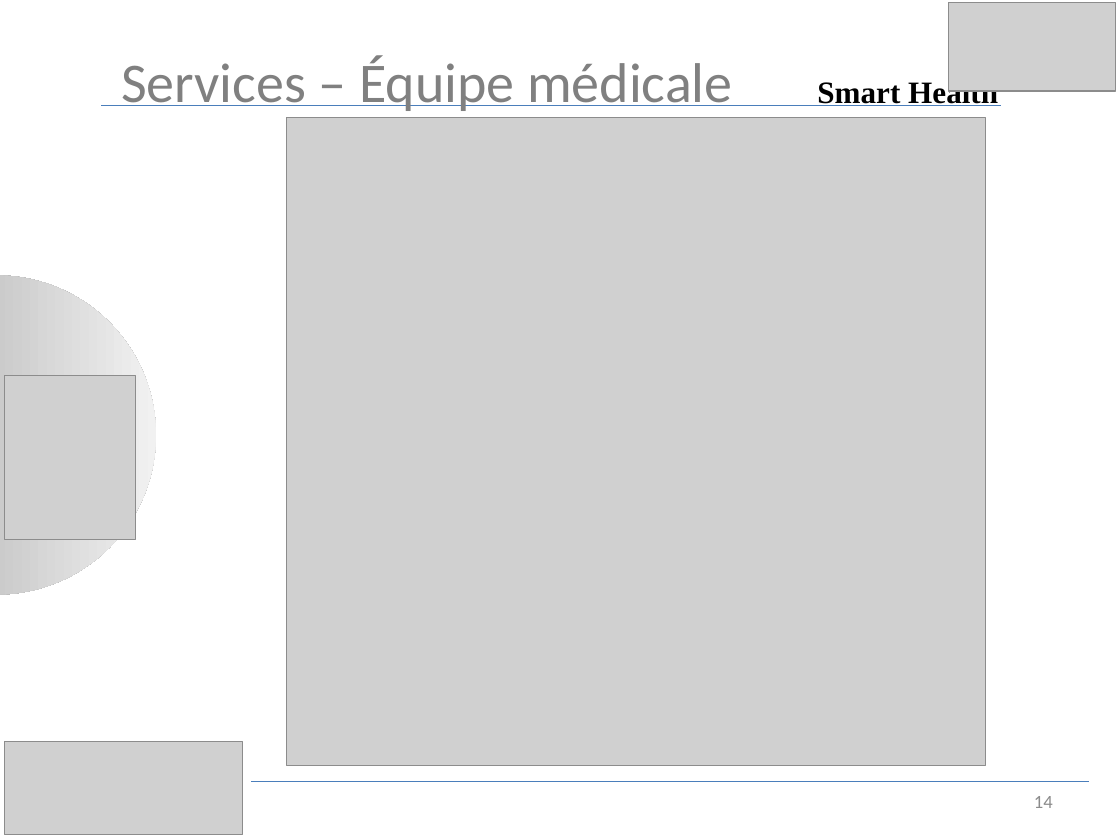
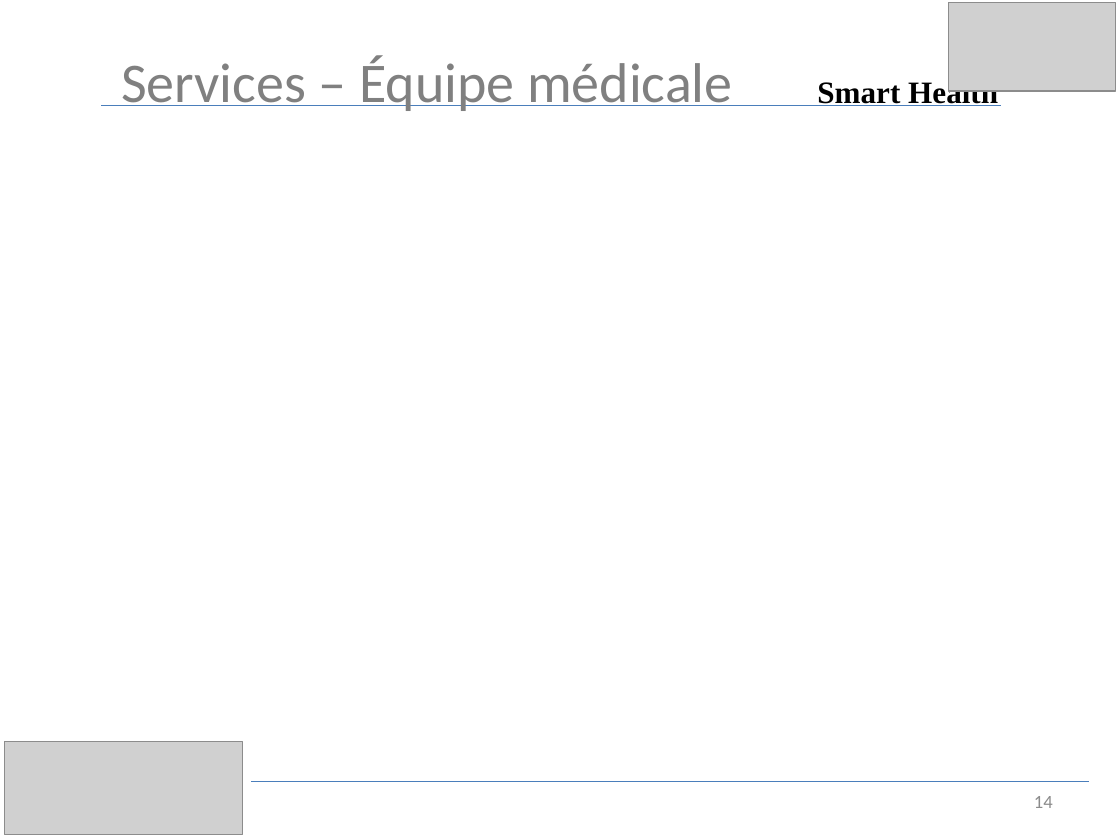
Before and after one commit to MaoAlex/INF6404A, a slide deck: slide 14 of Presentation/presentationSmartHealth.pptx. Drawn at 1120x840 pixels with LibreOffice and Linux fonts; fonts in the diff are those of the drawing; grey boxes stand for pictures; background and template pictures are left out. Boxes give left, top, right and bottom in pixels: in the first picture for what was removed or moved away, otherwise in the second. Text is boxed around its words. In the diff, an @@ line names an element or a change of style, - is before the commit and + after.

```diff
--- a/Presentation/presentationSmartHealth.pptx
+++ b/Presentation/presentationSmartHealth.pptx
@@ picture removed at (287,118,986,765) @@
@@ arc (boxed as its full ellipse) removed at (0,276,156,595) @@
@@ picture removed at (4,376,136,540) @@
```
Also in this commit, not shown: 11 other slides changed.
